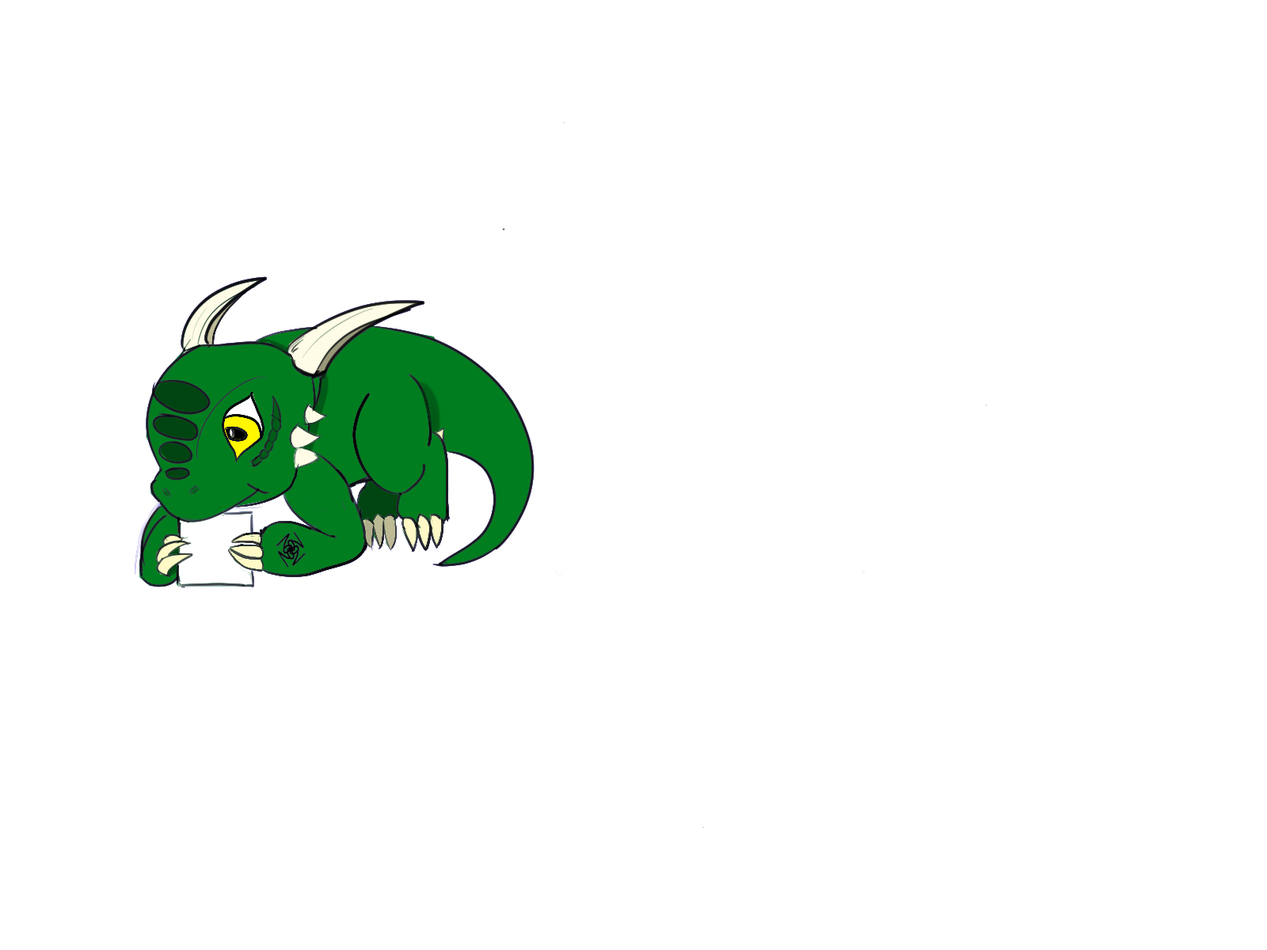
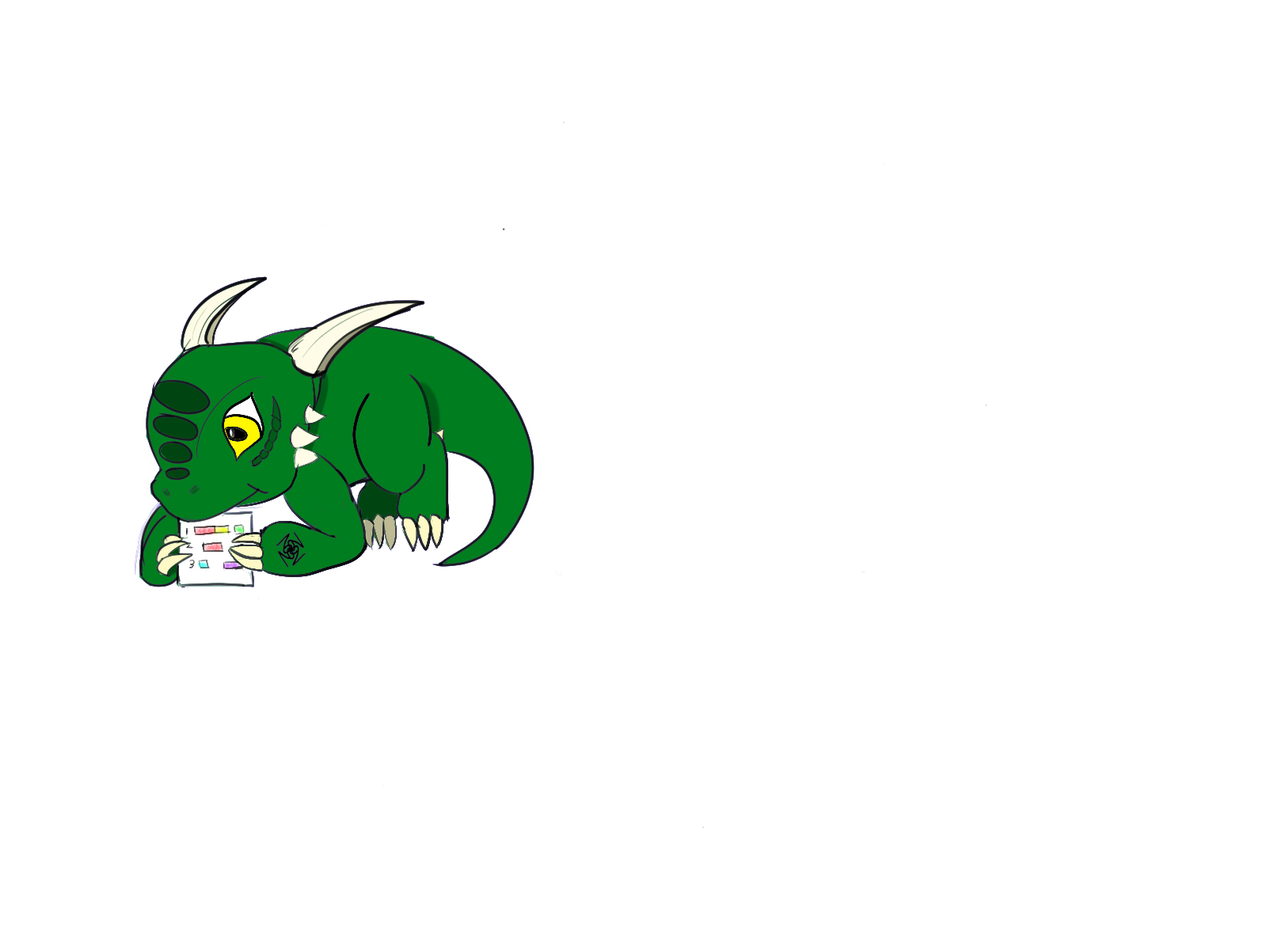
Layer changes from the first 1267×950 image to the second:
added layer "Layer 8" (1st of 2) above "Layer 7" over 185, 524, 246, 572
